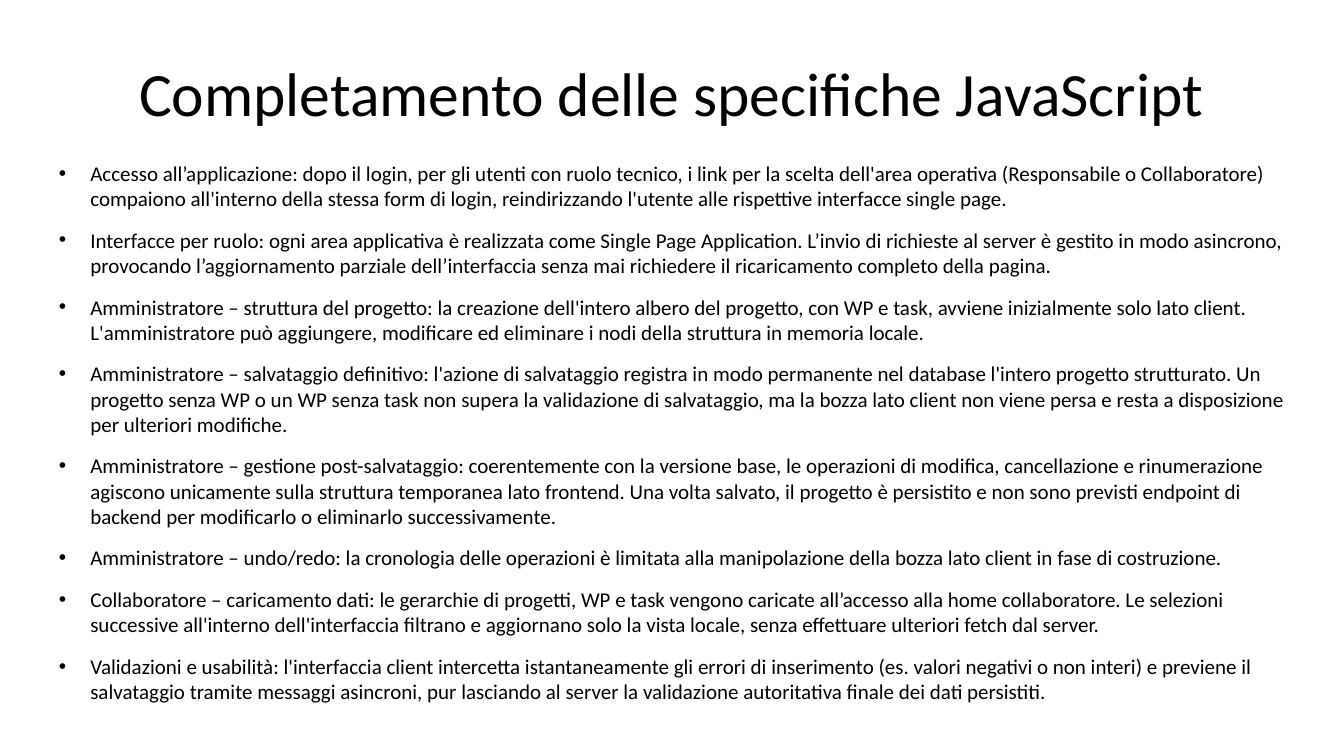
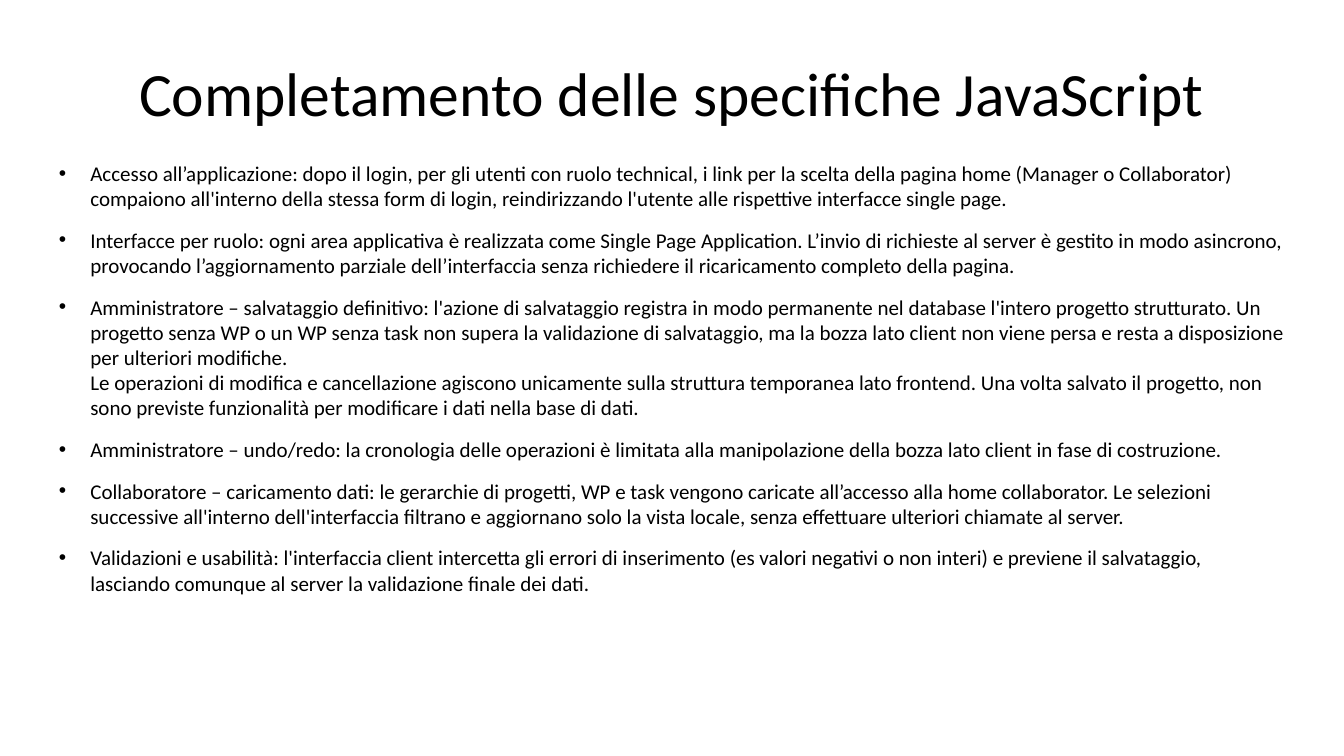
Before and after one commit to gilbertobrambilla/tiw-2026-html, a slide deck: slide 29 of docs/TIW_documentazione.pptx. Drawn at 1344x756 pixels with LibreOffice and Linux fonts; fonts in the diff are those of the drawing. Boxes give left, top, right and bottom in pixels: in the first picture for what was removed or moved away, otherwise in the second. Text is boxed around its words. In the diff, an @@ line names an element or a change of style, - is before the commit and + after.

```diff
--- a/docs/TIW_documentazione.pptx
+++ b/docs/TIW_documentazione.pptx
@@ text at <box>90,166,1283,419</box>: text changed @@
-• Accesso all’applicazione: dopo il login, per gli utenti con ruolo tecnico, i link per la scelta dell'area operativa (Responsabile o Collaboratore) compaiono all'interno della stessa form di login, reindirizzando l'utente alle rispettive interfacce single page.
-• Interfacce per ruolo: ogni area applicativa è realizzata come Single Page Application. L’invio di richieste al server è gestito in modo asincrono, provocando l’aggiornamento parziale dell’interfaccia senza mai richiedere il ricaricamento completo della pagina.
-• Amministratore – struttura del progetto: la creazione dell'intero albero del progetto, con WP e task, avviene inizialmente solo lato client. L'amministratore può aggiungere, modificare ed eliminare i nodi della struttura in memoria locale.
-• Amministratore – salvataggio definitivo: l'azione di salvataggio registra in modo permanente nel database l'intero progetto strutturato. Un progetto senza WP o un WP senza task non supera la validazione di salvataggio, ma la bozza lato client non viene persa e resta a disposizione per ulteriori modifiche.
-• Amministratore – gestione post-salvataggio: coerentemente con la versione base, le operazioni di modifica, cancellazione e rinumerazione agiscono unicamente sulla struttura temporanea lato frontend. Una volta salvato, il progetto è persistito e non sono previsti endpoint di backend per modificarlo o eliminarlo successivamente.
+• Accesso all’applicazione: dopo il login, per gli utenti con ruolo technical, i link per la scelta della pagina home (Manager o Collaborator) compaiono all'interno della stessa form di login, reindirizzando l'utente alle rispettive interfacce single page.
+• Interfacce per ruolo: ogni area applicativa è realizzata come Single Page Application. L’invio di richieste al server è gestito in modo asincrono, provocando l’aggiornamento parziale dell’interfaccia senza richiedere il ricaricamento completo della pagina.
+• Amministratore – salvataggio definitivo: l'azione di salvataggio registra in modo permanente nel database l'intero progetto strutturato. Un progetto senza WP o un WP senza task non supera la validazione di salvataggio, ma la bozza lato client non viene persa e resta a disposizione per ulteriori modifiche.
+  Le operazioni di modifica e cancellazione agiscono unicamente sulla struttura temporanea lato frontend. Una volta salvato il progetto, non sono previste funzionalità per modificare i dati nella base di dati.
@@ text at <box>90,484,1211,595</box>: text changed @@
-• Collaboratore – caricamento dati: le gerarchie di progetti, WP e task vengono caricate all’accesso alla home collaboratore. Le selezioni successive all'interno dell'interfaccia filtrano e aggiornano solo la vista locale, senza effettuare ulteriori fetch dal server.
-• Validazioni e usabilità: l'interfaccia client intercetta istantaneamente gli errori di inserimento (es. valori negativi o non interi) e previene il salvataggio tramite messaggi asincroni, pur lasciando al server la validazione autoritativa finale dei dati persistiti.
+• Collaboratore – caricamento dati: le gerarchie di progetti, WP e task vengono caricate all’accesso alla home collaborator. Le selezioni successive all'interno dell'interfaccia filtrano e aggiornano solo la vista locale, senza effettuare ulteriori chiamate al server.
+• Validazioni e usabilità: l'interfaccia client intercetta gli errori di inserimento (es valori negativi o non interi) e previene il salvataggio, lasciando comunque al server la validazione finale dei dati.
```
Also in this commit, not shown: 18 other slides changed, 4 slides added, 2 slides removed.
